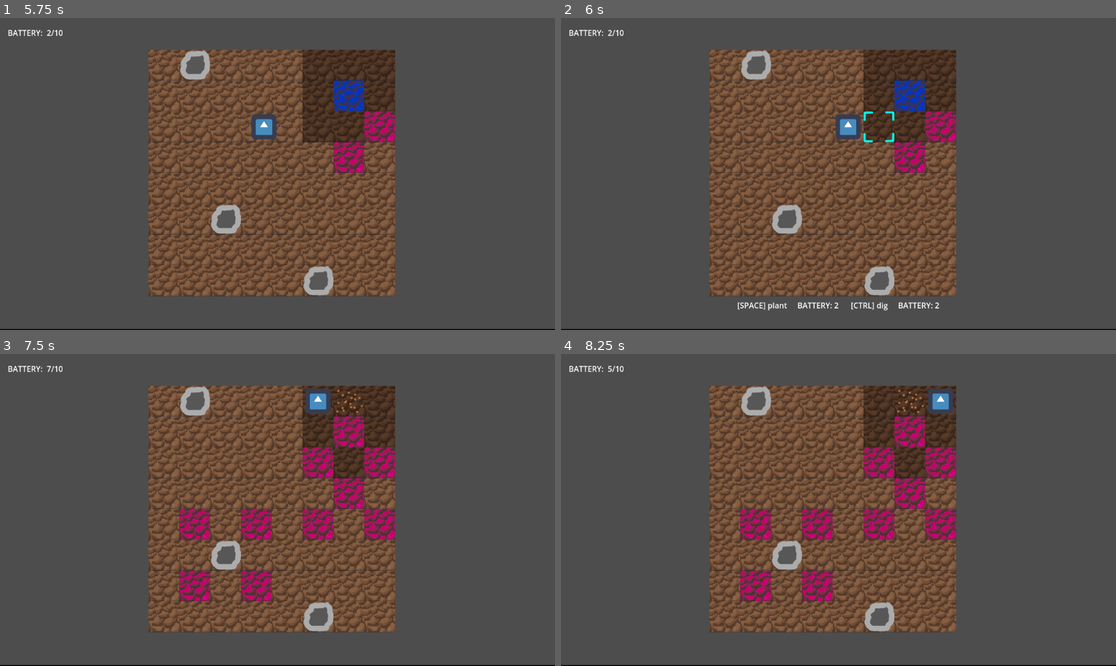
Above: before the commit, frames 1-4 (two rows, left to right).
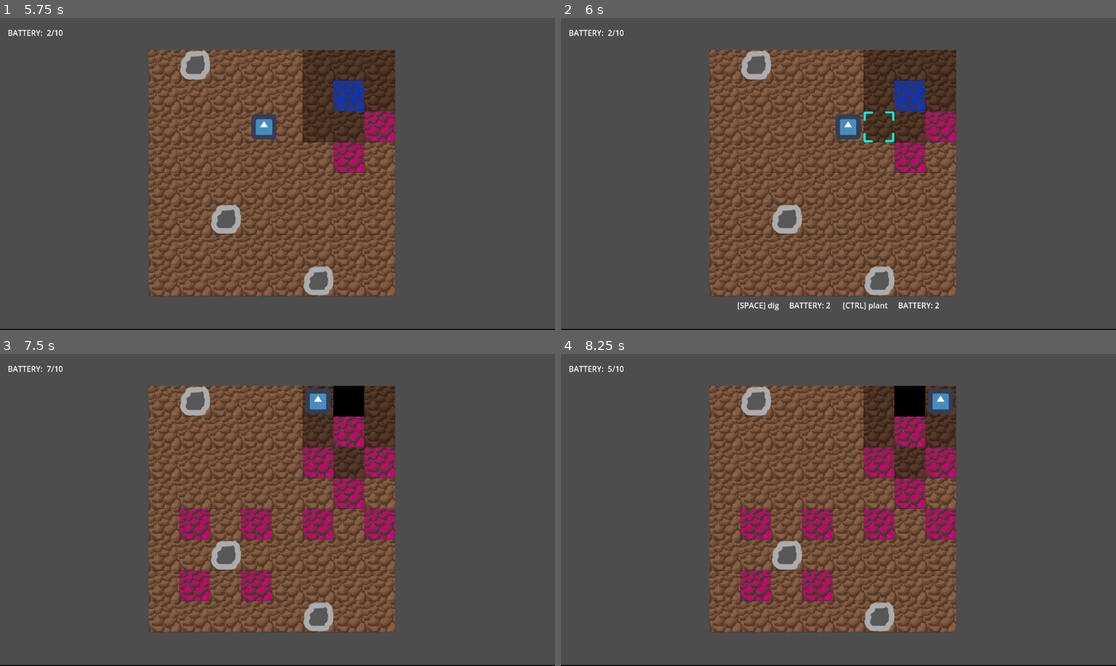
Above: after the commit, the same moments.

Repository: bardunbar/galway-game-jam-23
Game: Godot game, scene res://screens/main_menu/main_menu_scene.tscn
The game is run twice, just before and just after one commit, with the same random seed, the same clock (stepped at 60 frames per second) and the same inputs. The engine's default icon, where the game draws it, is replaced by a stand-in: a white triangle on a blue panel in a dark square.
Inputs:
- Up to frame 1 (5.75 s): click "Play Game" at 0.5 s; tap Enter at 1.25, 4.25 s; hold Up (move_up) 1.28-2.78 s; tap Space (Action_1) at 1.35, 2.75, 2.85, 4.35 s; tap Ctrl (Action_2) at 2.1, 3.6, 5.1 s; hold Left (move_left) 2.78-4.28 s; hold Down (move_down) 4.28-5.03 s; hold Right (move_right) from 5.03 s (still down)
- Up to frame 2 (6 s): release Right (move_right) at 5.78 s; hold Up (move_up) from 5.78 s (still down); tap Space (Action_1) at 5.85 s
- Up to frame 3 (7.5 s): release Up (move_up) at 6.53 s; hold Right (move_right) from 6.53 s (still down); tap Ctrl (Action_2) at 6.6 s; tap Space (Action_1) at 7.35 s
- Up to frame 4 (8.25 s): keep holding Right (move_right); tap Ctrl (Action_2) at 8.1 s

Frame 1 is identical in both runs. In frame 2, 0.3% of the frame differs, in the area x 37-59%, y 91-94%; in frame 3, 0.5%, in the area x 60-66%, y 10-21%; in frame 4, 0.5%.

Commit message:
Fixes bug where ooze would spread on a subsequent turn even after being cleaned up.

Diff:
--- a/project/screens/game/grid/tile.gd
+++ b/project/screens/game/grid/tile.gd
@@ -64,8 +64,8 @@
 	elif current_state == TileGlobals.TILE_TYPE.GROUND:
 		possible_actions.append(TileGlobals.TILE_ACTION.DIG)
 	elif current_state == TileGlobals.TILE_TYPE.IRRIGATED:
+		possible_actions.append(TileGlobals.TILE_ACTION.DIG)
 		possible_actions.append(TileGlobals.TILE_ACTION.PLANT)
-		possible_actions.append(TileGlobals.TILE_ACTION.DIG)
 
 	return possible_actions
 
@@ -101,9 +101,19 @@
 	elif (action_name == TileGlobals.TILE_ACTION.WATER):
 		_do_water_action()
 	elif (action_name == TileGlobals.TILE_ACTION.CLEAN):
-		_do_ground_action()
+		_do_clean_action()
 	elif (action_name == TileGlobals.TILE_ACTION.DIG):
 		do_dig_action()
+
+func _do_clean_action():
+	_do_ground_action()
+	pending_actions.clear()
+	var diagonal_tiles: Array[Tile] = _get_diagonal_tiles()
+	for diagonal_tile in diagonal_tiles:
+		if diagonal_tile:
+			var toxic_index = diagonal_tile.pending_actions.find(TileGlobals.TILE_ACTION.TOXIC)
+			if toxic_index != -1:
+				diagonal_tile.pending_actions.remove_at(toxic_index)
 
 func _do_ground_action():
 	current_state = TileGlobals.TILE_TYPE.GROUND
